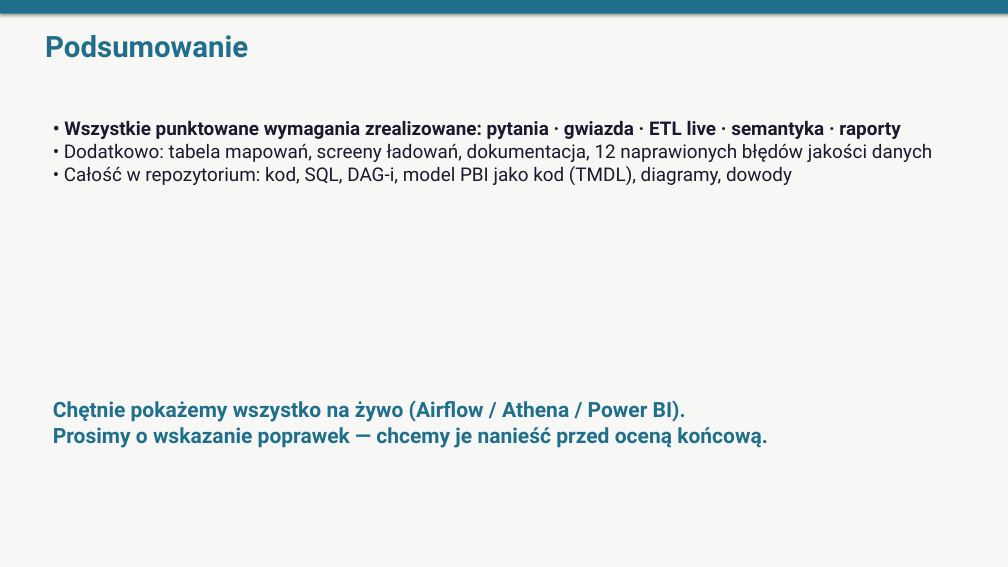
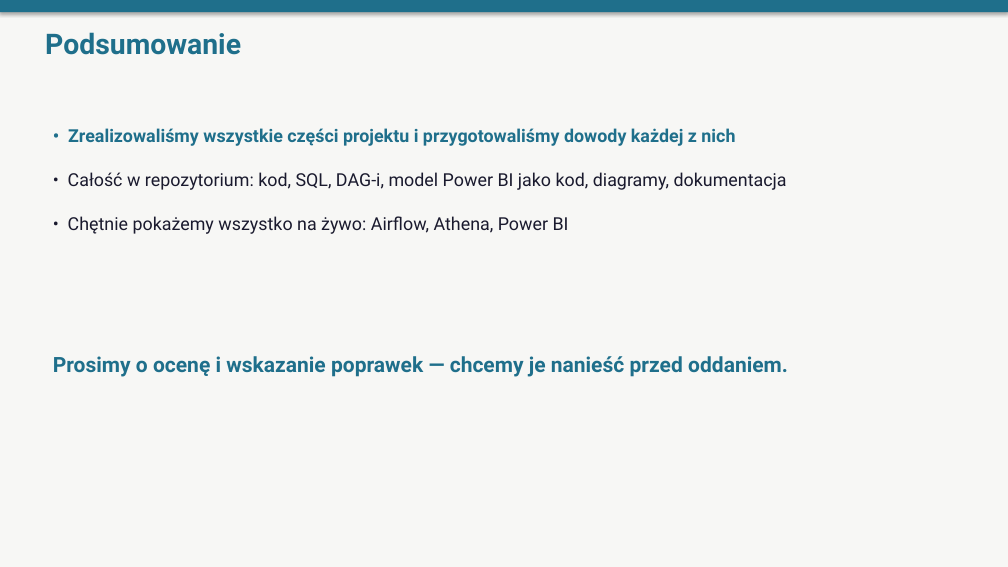
Before and after one commit to oskarfightingthekube/acled-etl-dashboard, a slide deck: slide 14 of docs/prezentacja_obrona.pptx (slide 16 before the commit). Drawn at 1008x567 pixels with LibreOffice and Linux fonts; fonts in the diff are those of the drawing. Boxes give left, top, right and bottom in pixels: in the first picture for what was removed or moved away, otherwise in the second. Text is boxed around its words. In the diff, an @@ line names an element or a change of style, - is before the commit and + after.

```diff
--- a/docs/prezentacja_obrona.pptx
+++ b/docs/prezentacja_obrona.pptx
@@ text "Podsumowanie" at (45, 32, 241, 55): size 28 to 27 pt @@
@@ text added at (68, 128, 735, 146), 17 pt, text #1F6F8B, bold @@
+• Zrealizowaliśmy wszystkie części projektu i przygotowaliśmy dowody każdej z nich
@@ text at (68, 172, 787, 190): text changed; size 18 to 17 pt @@
-• Wszystkie punktowane wymagania zrealizowane: pytania · gwiazda · ETL live · semantyka · raporty
-• Dodatkowo: tabela mapowań, screeny ładowań, dokumentacja, 12 naprawionych błędów jakości danych
-• Całość w repozytorium: kod, SQL, DAG-i, model PBI jako kod (TMDL), diagramy, dowody
+• Całość w repozytorium: kod, SQL, DAG-i, model Power BI jako kod, diagramy, dokumentacja
@@ text added at (68, 216, 569, 234), 17 pt, text #1A1A2E @@
+• Chętnie pokażemy wszystko na żywo: Airflow, Athena, Power BI
@@ text at (53, 356, 788, 377): text changed @@
-Chętnie pokażemy wszystko na żywo (Airflow / Athena / Power BI).
-Prosimy o wskazanie poprawek — chcemy je nanieść przed oceną końcową.
+Prosimy o ocenę i wskazanie poprawek — chcemy je nanieść przed oddaniem.
```
Also in this commit, not shown: 9 other slides changed, 4 slides added, 6 slides removed.
